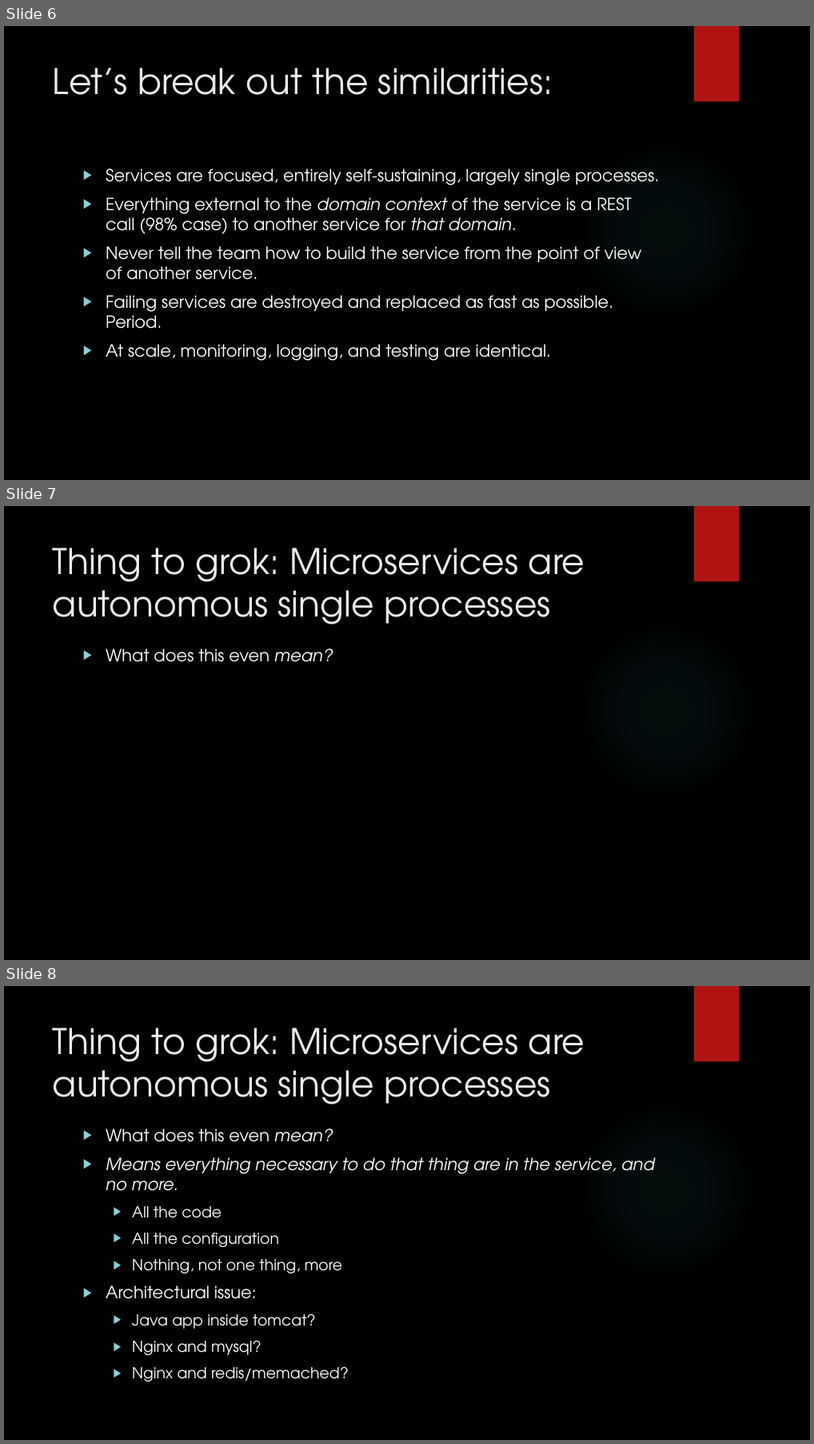
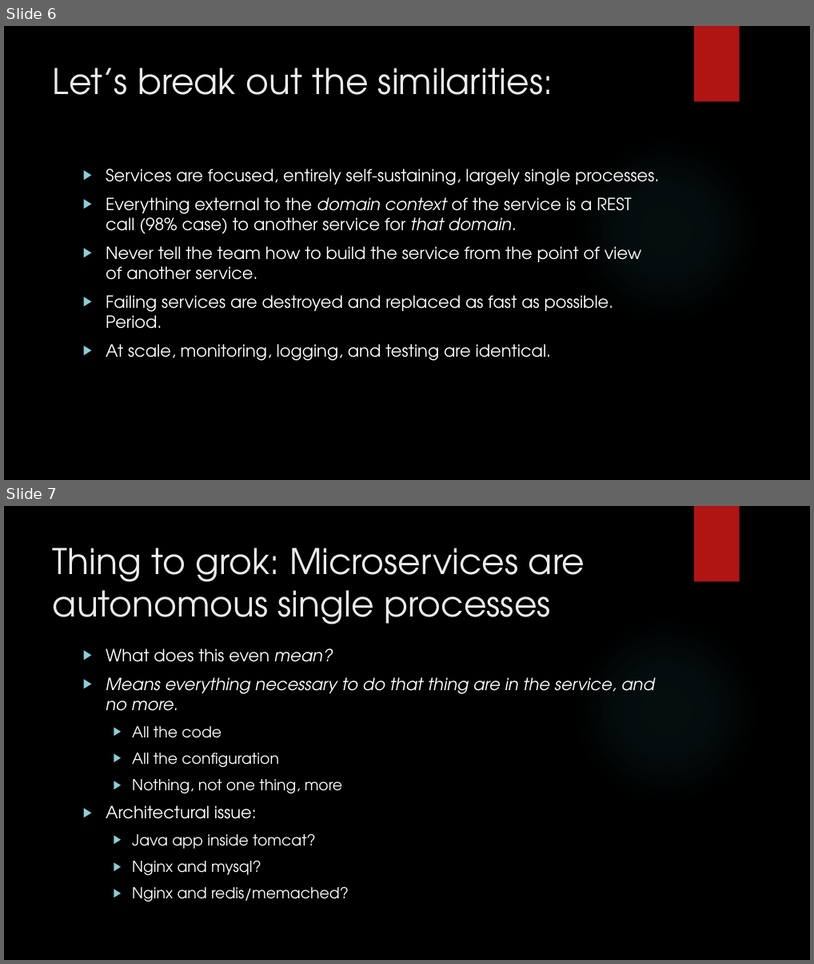
Before and after one commit to arif-aigonix/leap2015, a slide deck: Microservices Overview.pptx. Shown one above the other, each under a label of ours: slides 6, 7 and 8 before the commit, slides 6 and 7 after it. The pictures are 814x1444 and 814x964 pixels, drawn with LibreOffice and Linux fonts; fonts in the diff are those of the drawing; background and template pictures are left out. Boxes give left, top, right and bottom in pixels: in the first picture for what was removed or moved away, otherwise in the second. Text is boxed around its words. In the diff, an @@ line names an element or a change of style, - is before the commit and + after.

```diff
--- a/Microservices Overview.pptx
+++ b/Microservices Overview.pptx
@@ slide 7 removed at bbox=[4, 506, 810, 960], background picture (left out); not listed: 2 template elements that a slide beside it also shows @@
@@ title removed at bbox=[53, 548, 586, 624] @@
-Thing to grok: Microservices are autonomous single processes
@@ text removed at bbox=[106, 648, 333, 662] @@
-▶ What does this even mean?
@@ what was slide 8 is now slide 7 @@
```
Also in this commit, not shown: 1 other file.
